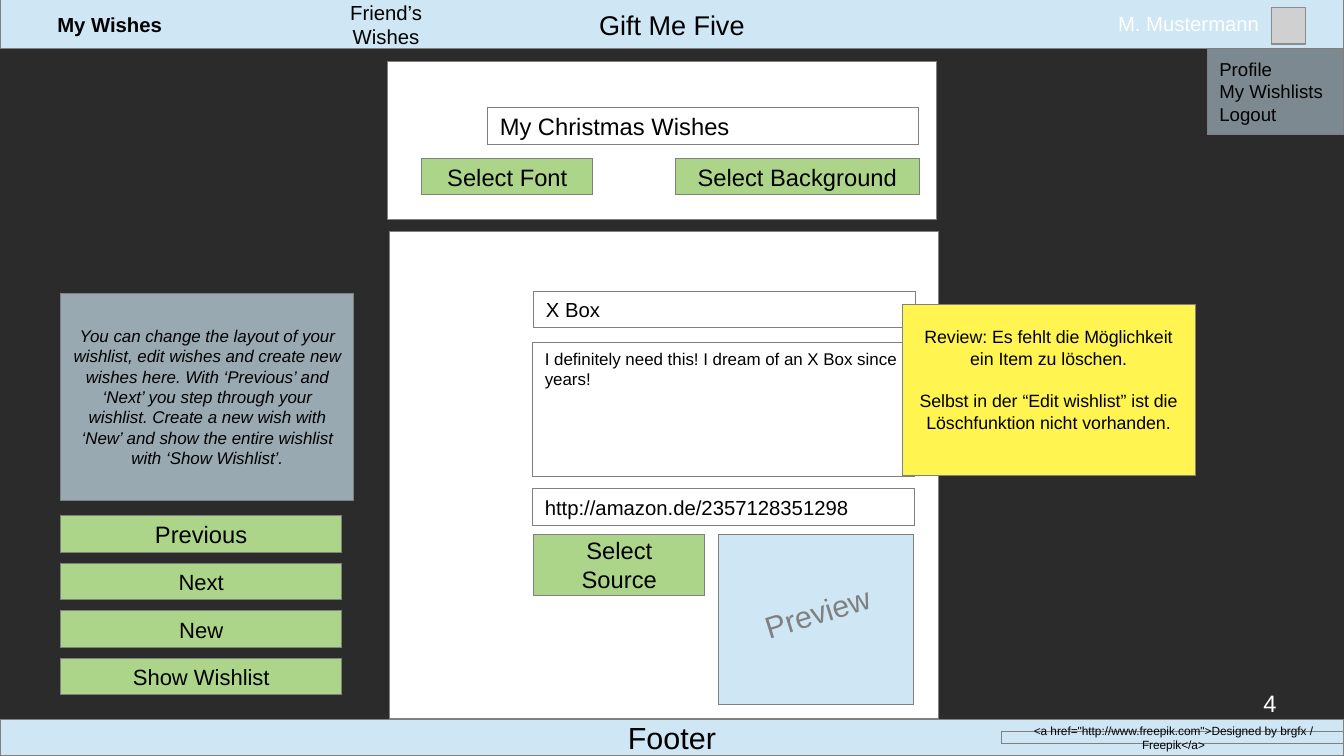
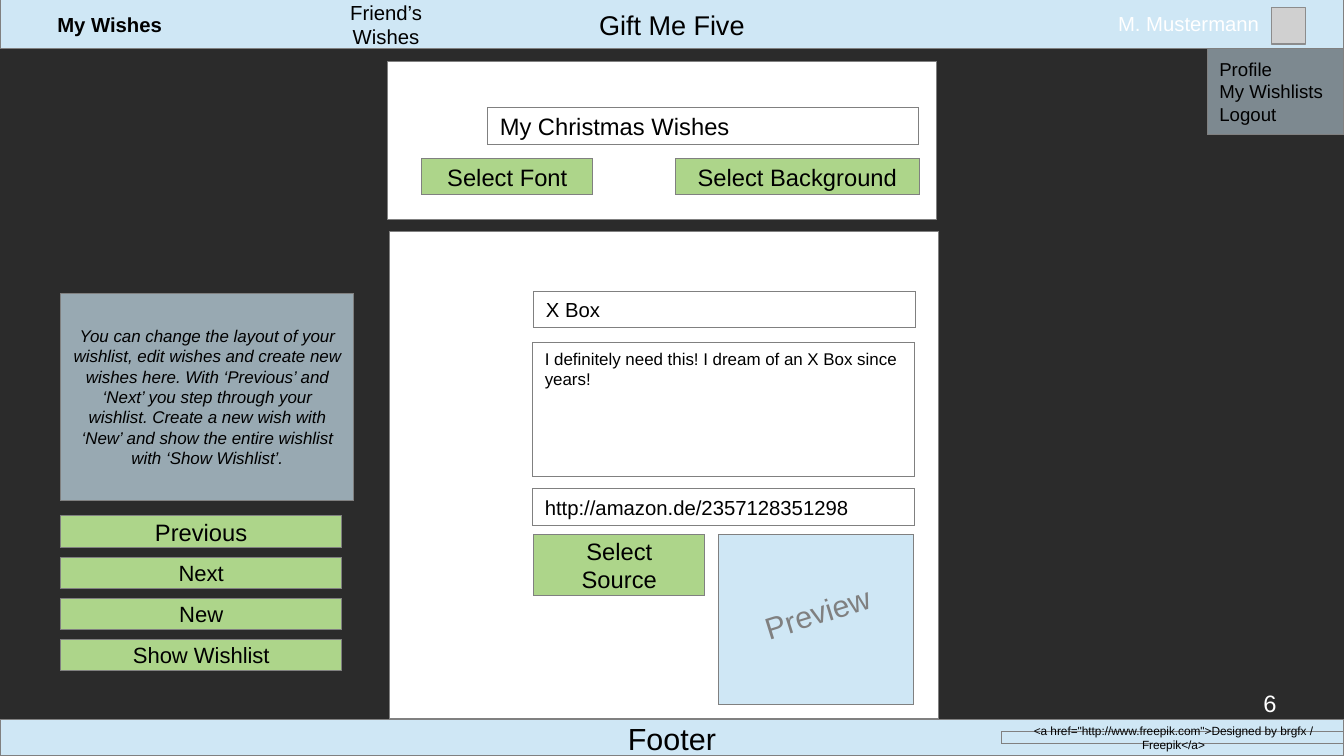
Before and after one commit to WCS-Java-Training-Bonn-2019/gift-me-five, a slide deck: slide 6 of files/mock_up.odp (slide 4 before the commit). Drawn at 1344x756 pixels with LibreOffice and Linux fonts; fonts in the diff are those of the drawing; grey boxes stand for pictures; background and template pictures are left out; a plain dark background stands for a picture behind light text. Boxes give left, top, right and bottom in pixels: in the first picture for what was removed or moved away, otherwise in the second. Text is boxed around its words. In the diff, an @@ line names an element or a change of style, - is before the commit and + after.

Commit message:
Update mockup after review in project team

```diff
--- a/files/mock_up.odp
+++ b/files/mock_up.odp
@@ rectangle removed at bbox=[903, 305, 1195, 476] @@
-Review: Es fehlt die Möglichkeit ein Item zu löschen.
-Selbst in der “Edit wishlist” ist die Löschfunktion nicht vorhanden.
@@ rectangle "Previous": place and size @@
-rectangle "Previous" at bbox=[61, 516, 341, 552]
+rectangle "Previous" at bbox=[61, 516, 341, 548]
@@ rectangle "Next": place and size @@
-rectangle "Next" at bbox=[61, 563, 341, 600]
+rectangle "Next" at bbox=[61, 557, 341, 589]
@@ rectangle "New": place and size @@
-rectangle "New" at bbox=[61, 611, 341, 648]
+rectangle "New" at bbox=[61, 598, 341, 629]
@@ rectangle "Show Wishlist": place and size @@
-rectangle "Show Wishlist" at bbox=[61, 659, 341, 695]
+rectangle "Show Wishlist" at bbox=[61, 639, 341, 671]
@@ page number at bbox=[1263, 695, 1276, 713]: text changed @@
-4
+6
```
Also in this commit, not shown: 3 other slides changed, 3 slides added.
